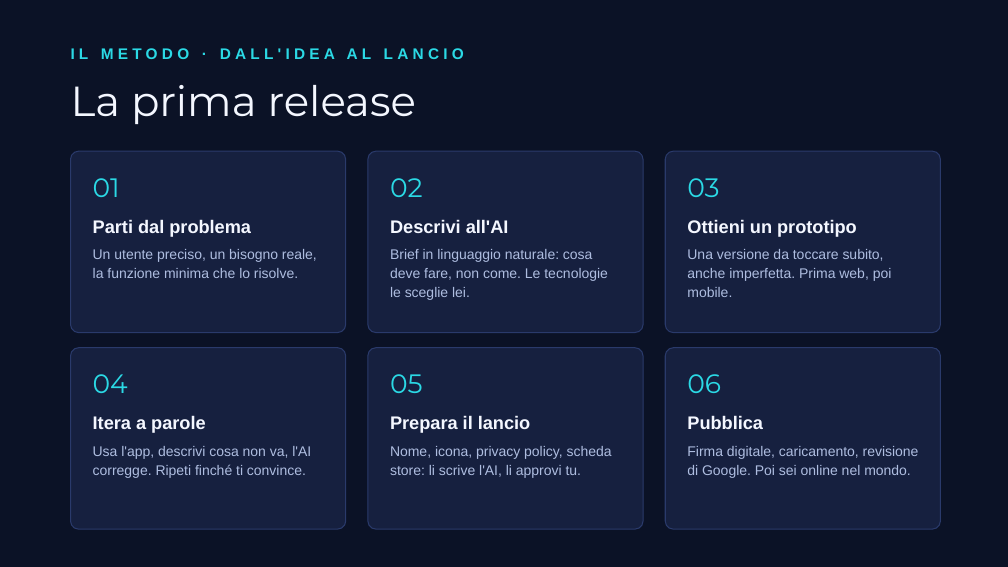
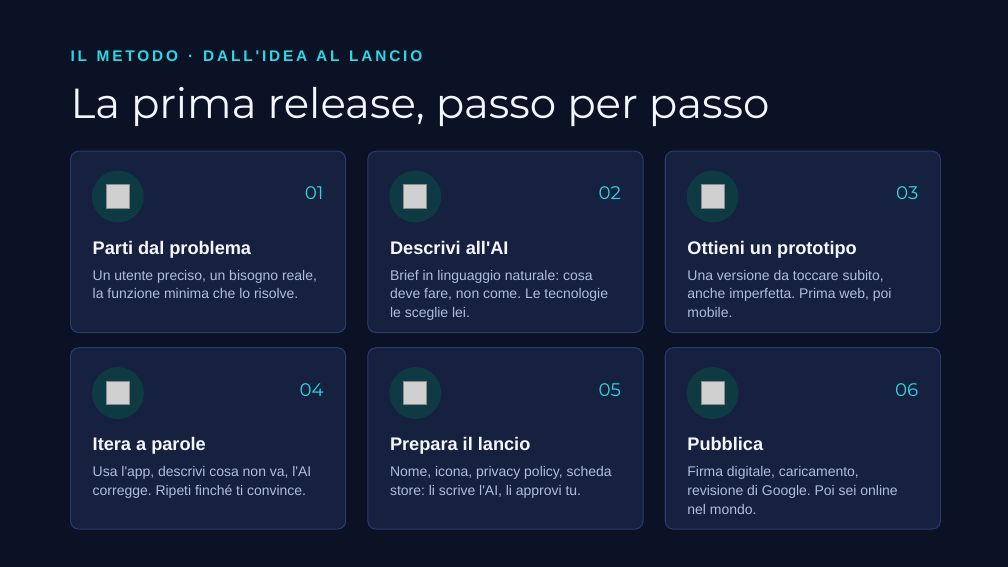
Before and after one commit to albertocabasvidani/beybladex-score, a slide deck: slide 7 of video/slide-video-ai.pptx (slide 6 before the commit). Drawn at 1008x567 pixels with LibreOffice and Linux fonts; fonts in the diff are those of the drawing; grey boxes stand for pictures. Boxes give left, top, right and bottom in pixels: in the first picture for what was removed or moved away, otherwise in the second. Text is boxed around its words. In the diff, an @@ line names an element or a change of style, - is before the commit and + after.

```diff
--- a/video/slide-video-ai.pptx
+++ b/video/slide-video-ai.pptx
@@ text "IL METODO · DALL'IDEA AL ..." at (71, 50, 422, 61): letter spacing 3 to 2 pt @@
@@ text at (71, 87, 770, 126): text changed @@
-La prima release
+La prima release, passo per passo
@@ ellipse added at (93, 171, 143, 222), fill #0E3A44, outline #0E3A44 1 pt @@
@@ text "01": place and size @@
-text "01" at (93, 178, 120, 197)
+text "01" at (305, 186, 324, 199)
@@ ellipse added at (390, 171, 440, 222), fill #0E3A44, outline #0E3A44 1 pt @@
@@ text "02": place and size @@
-text "02" at (390, 178, 423, 197)
+text "02" at (599, 186, 621, 199)
@@ ellipse added at (687, 171, 738, 222), fill #0E3A44, outline #0E3A44 1 pt @@
@@ text "03": place and size @@
-text "03" at (687, 178, 719, 197)
+text "03" at (896, 186, 918, 199)
@@ picture added at (106, 184, 129, 208) @@
@@ picture added at (403, 184, 426, 208) @@
@@ picture added at (702, 184, 725, 208) @@
@@ text "Un utente preciso, un bisogno ...": place and size @@
-text "Un utente preciso, un bisogno ..." at (93, 249, 317, 278)
+text "Un utente preciso, un bisogno ..." at (93, 270, 317, 298)
@@ text "Brief in linguaggio naturale: cosa ...": place and size @@
-text "Brief in linguaggio naturale: cosa ..." at (390, 249, 608, 300)
+text "Brief in linguaggio naturale: cosa ..." at (390, 270, 608, 320)
@@ text "Una versione da toccare subito, ...": place and size @@
-text "Una versione da toccare subito, ..." at (687, 249, 892, 297)
+text "Una versione da toccare subito, ..." at (687, 270, 892, 317)
@@ ellipse added at (93, 368, 143, 418), fill #0E3A44, outline #0E3A44 1 pt @@
@@ picture added at (106, 382, 129, 405) @@
@@ text "04": place and size @@
-text "04" at (93, 374, 128, 393)
+text "04" at (300, 383, 324, 396)
@@ ellipse added at (390, 368, 440, 418), fill #0E3A44, outline #0E3A44 1 pt @@
@@ picture added at (403, 382, 426, 405) @@
@@ size 19 to 13 pt; alignment left to right in 6 elements at (305, 186, 324, 199), (896, 186, 918, 199), (300, 383, 324, 396), (895, 383, 918, 396), (599, 186, 621, 199), (599, 383, 621, 396) @@
@@ text "05": place and size @@
-text "05" at (390, 374, 423, 393)
+text "05" at (599, 383, 621, 396)
@@ ellipse added at (687, 368, 738, 418), fill #0E3A44, outline #0E3A44 1 pt @@
@@ picture added at (702, 382, 725, 405) @@
@@ text "06": place and size @@
-text "06" at (687, 374, 721, 393)
+text "06" at (895, 383, 918, 396)
@@ 6 texts: place and size @@
-6 texts at (93, 219, 857, 433)
+6 texts at (93, 240, 857, 454)
@@ text "Usa l'app, descrivi cosa non ...": place and size @@
-text "Usa l'app, descrivi cosa non ..." at (93, 446, 311, 478)
+text "Usa l'app, descrivi cosa non ..." at (93, 466, 311, 498)
@@ text "Nome, icona, privacy policy, scheda ...": place and size @@
-text "Nome, icona, privacy policy, scheda ..." at (390, 446, 612, 478)
+text "Nome, icona, privacy policy, scheda ..." at (390, 466, 612, 498)
@@ text "Firma digitale, caricamento, revisione di ..." rewrapped from (687, 446, 919, 478) to (687, 466, 897, 514) @@
```
Also in this commit, not shown: 5 other slides changed, 6 slides added, 1 other file.
